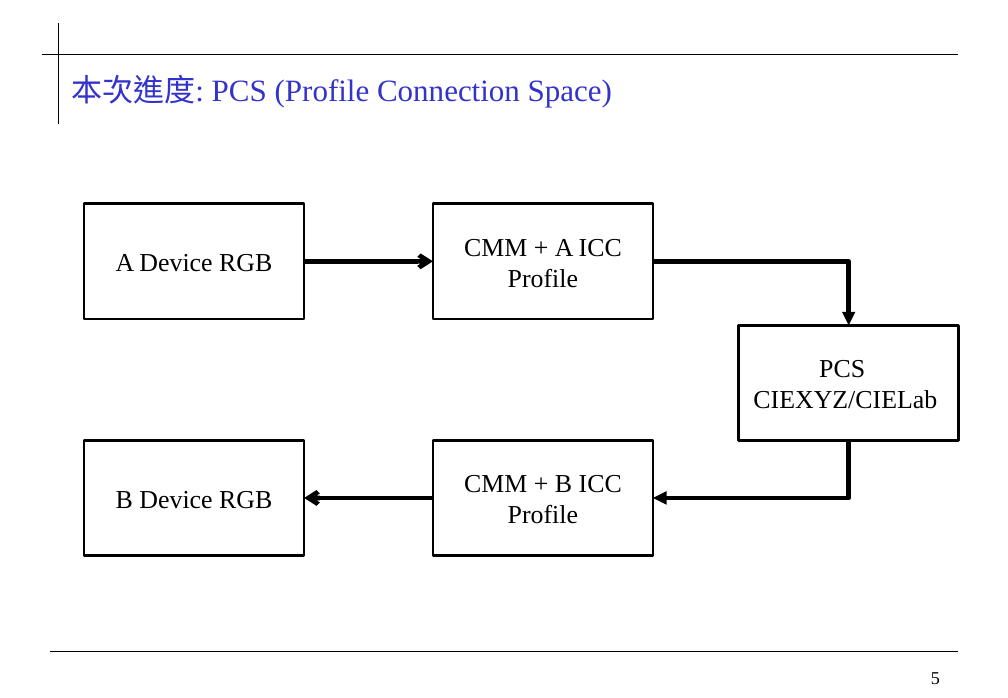
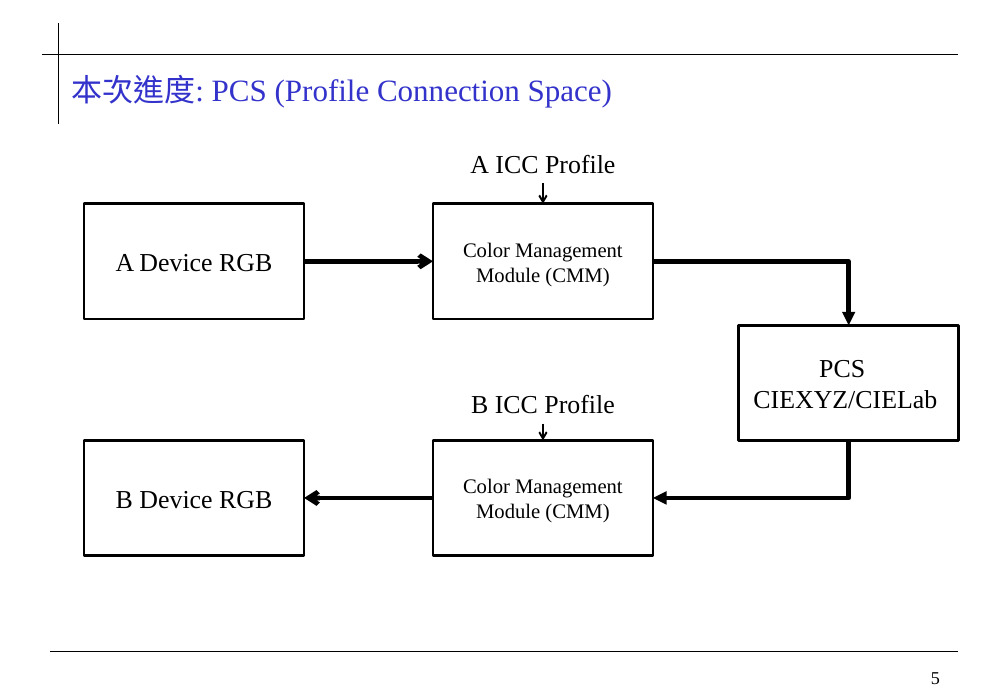
Before and after one commit to 0ilasis0/home, a slide deck: slide 5 of ICCPROFILE_0923.pptx. Drawn at 1008x698 pixels with LibreOffice and Linux fonts; fonts in the diff are those of the drawing; background and template pictures are left out. Boxes give left, top, right and bottom in pixels: in the first picture for what was removed or moved away, otherwise in the second. Text is boxed around its words. In the diff, an @@ line names an element or a change of style, - is before the commit and + after.

```diff
--- a/ICCPROFILE_0923.pptx
+++ b/ICCPROFILE_0923.pptx
@@ text added at [470,154,615,174], 20 pt, text #000000 @@
+A ICC Profile
@@ arrow added from (544, 183) to (544, 204), #000000 1.5 pt @@
@@ text in rectangle at [463,242,623,286]: text changed; size 20 to 16 pt @@
-CMM + A ICC Profile
+Color Management Module (CMM)
@@ text added at [471,395,614,414], 20 pt, text #000000 @@
+B ICC Profile
@@ arrow added from (544, 423) to (544, 440), #000000 1.5 pt @@
@@ text in rectangle at [463,478,623,522]: text changed; size 20 to 16 pt @@
-CMM + B ICC Profile
+Color Management Module (CMM)
```
Also in this commit, not shown: 4 other slides changed, 6 other files.
